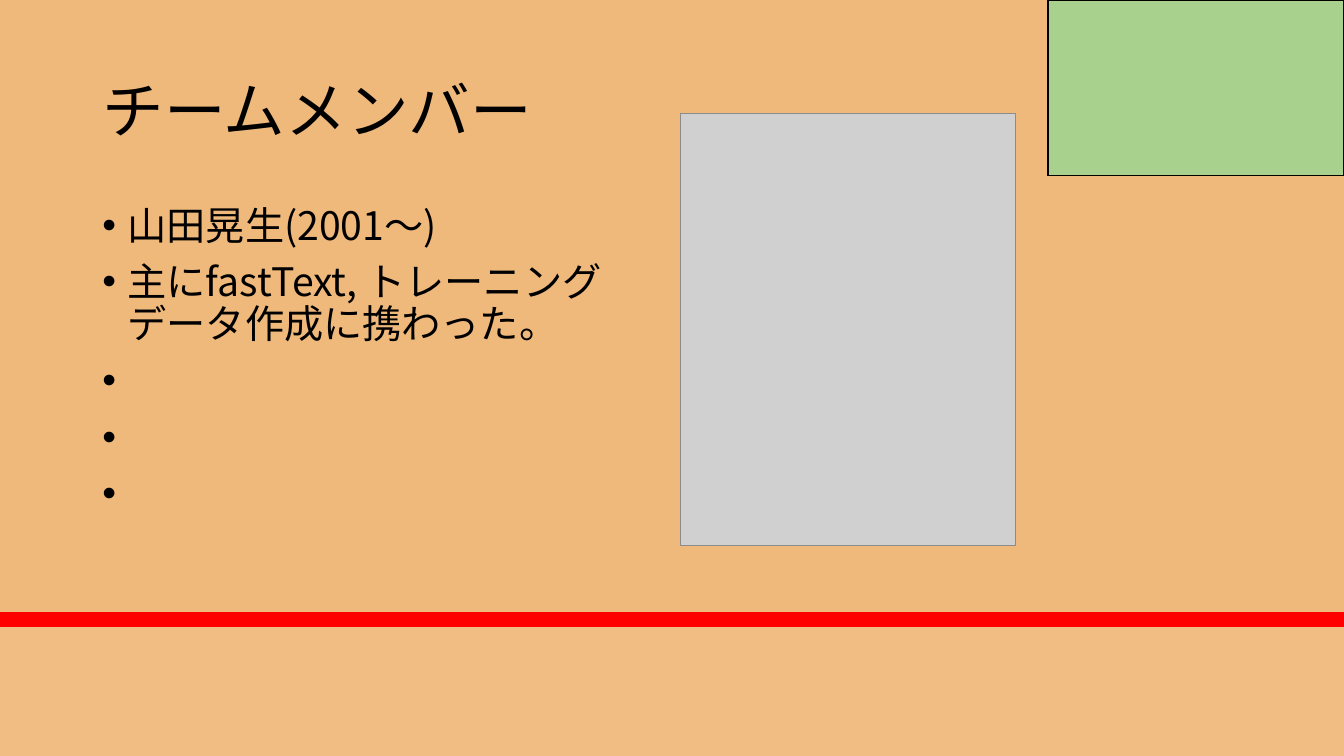
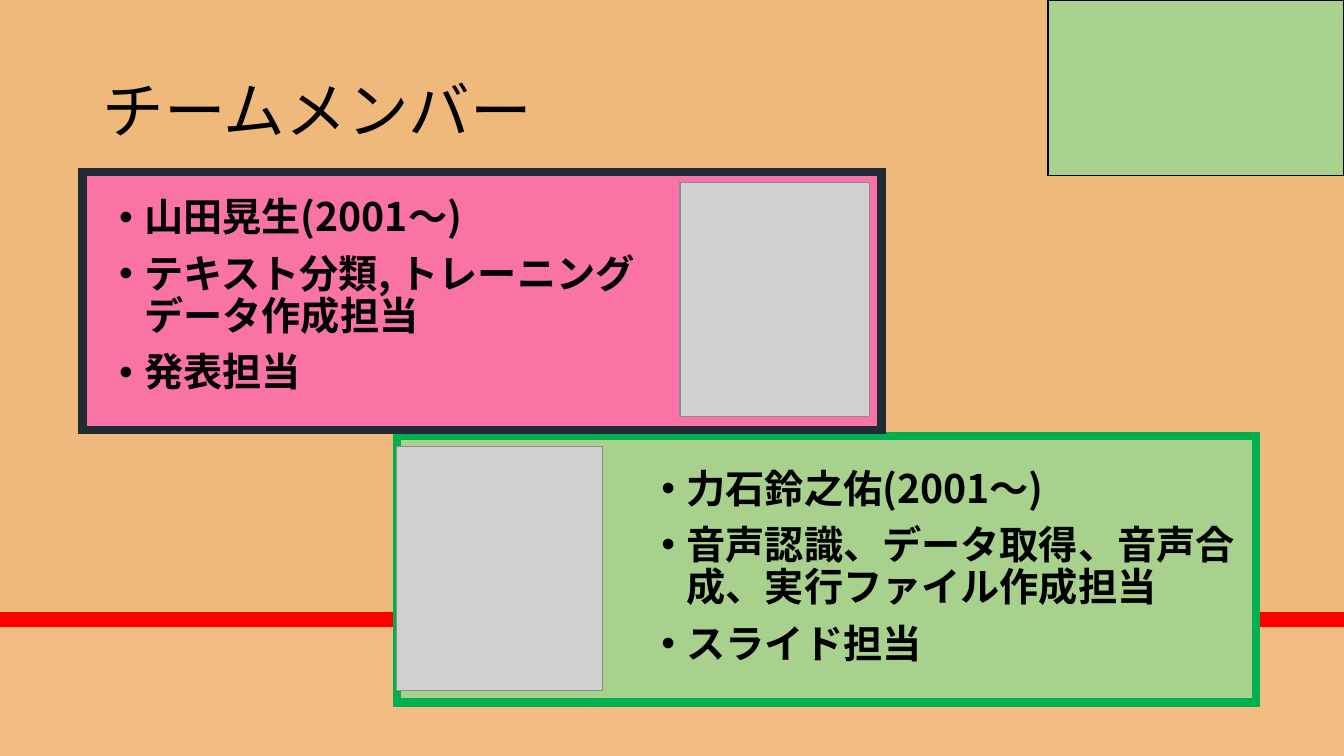
Before and after one commit to RikiishiSuzunosuke/AIspeaker_yosie, a slide deck: slide 30 of presentation/AIスピーカー開発_3_main.pptx. Drawn at 1344x756 pixels with LibreOffice and Linux fonts; fonts in the diff are those of the drawing; grey boxes stand for pictures. Boxes give left, top, right and bottom in pixels: in the first picture for what was removed or moved away, otherwise in the second. Text is boxed around its words. In the diff, an @@ line names an element or a change of style, - is before the commit and + after.

Commit message:
update

```diff
--- a/presentation/AIスピーカー開発_3_main.pptx
+++ b/presentation/AIスピーカー開発_3_main.pptx
@@ rectangle added at box(83, 172, 882, 431), fill #F973A6, outline #222A35 6 pt @@
@@ text "山田晃生(2001～)": place and size @@
-text "山田晃生(2001～)" at box(128, 207, 602, 341)
+text "山田晃生(2001～)" at box(144, 197, 635, 390)
@@ text at box(144, 197, 462, 239): letter outline none to #000000 0.25 pt, bold on in "山田晃生(2001～)" @@
@@ picture: place and size @@
-picture at box(681, 113, 1016, 545)
+picture at box(681, 182, 870, 416)
@@ text at box(144, 254, 635, 390): text changed; bold on @@
-• 主にfastText, トレーニングデータ作成に携わった。
+• テキスト分類, トレーニングデータ作成担当
+• 発表担当
@@ rectangle added at box(397, 437, 1256, 703), fill #A9D18E, outline #00B050 6 pt @@
@@ picture added at box(397, 447, 603, 690) @@
@@ text added at box(687, 469, 1235, 662), 28 pt, text #000000, bold @@
+• 力石鈴之佑(2001～)
+• 音声認識、データ取得、音声合成、実行ファイル作成担当
+• スライド担当
```
Also in this commit, not shown: 3 other slides changed, 1 slide removed.
